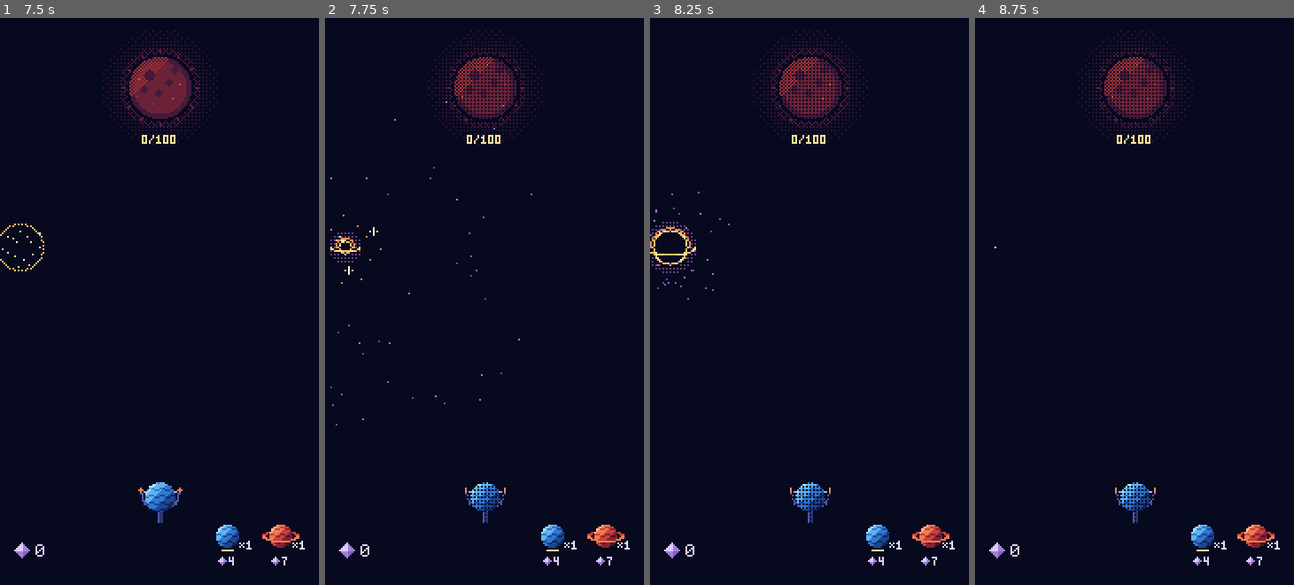
Above: before the commit, frames 1-4 (left to right).
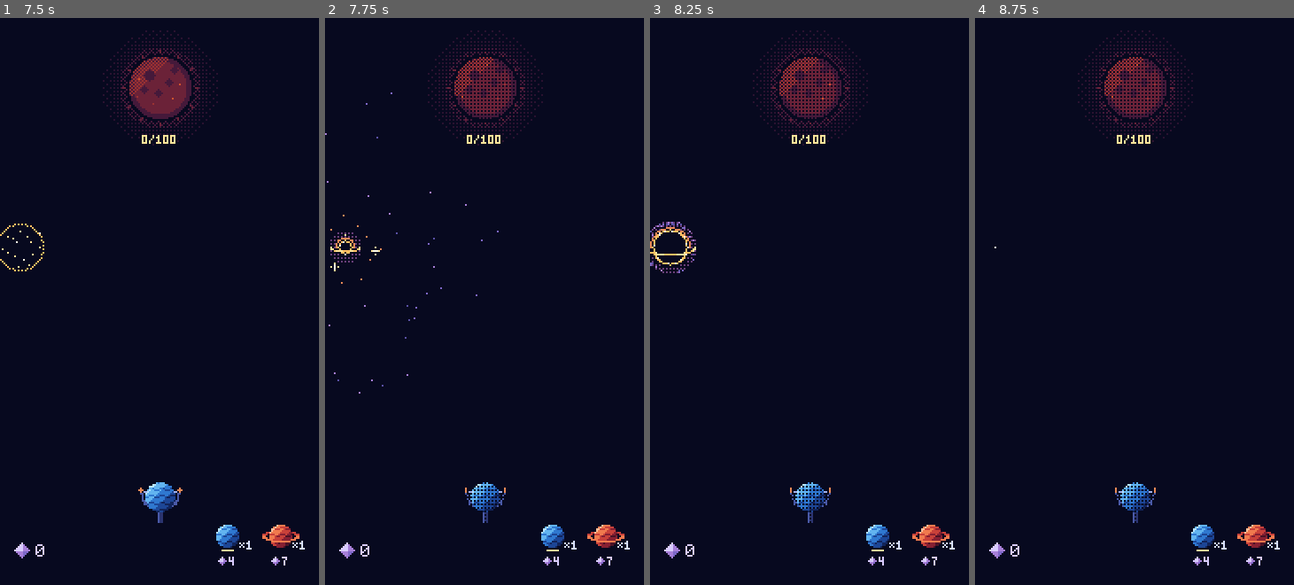
Above: after the commit, the same moments.

Repository: mrafael1/DustInSpace
Game: Godot game, scene res://game/scenes/main.tscn
Same seed, same stepped clock (60 frames per second), same inputs: the game is played once before the commit and once after it.
Inputs (mouse positions are in pixels of both pictures, inside the frame that each line leads up to):
- Up to frame 1 (7.5 s): tap Enter at 0.5, 2, 3.5 s; move the mouse to (229, 273) at 0.52 s; hold Shift 0.53-1.25 s; click (229, 273) at 0.67 s; tap Space at 1.25, 2.75, 4.25 s; drag from (95, 329) to (143, 414) at 1.27 s; move the mouse to (191, 176) at 2.02 s; tap Ctrl at 2.1 s; click (191, 176) at 2.17 s; drag from (143, 414) to (63, 216) at 2.77 s; move the mouse to (255, 386) at 3.52 s; tap B at 3.6 s; click (255, 386) at 3.67 s; drag from (63, 216) to (111, 159) at 4.27 s; move the mouse to (175, 301) at 5.02 s; tap Alt at 5.1 s; click (175, 301) at 5.17 s; drag from (111, 159) to (95, 329) at 5.77 s; move the mouse to (229, 273) at 6.52 s; tap L at 6.6 s; click (229, 273) at 6.67 s; drag from (95, 329) to (143, 414) at 7.27 s
- Up to frame 2 (7.75 s): no input
- Up to frame 3 (8.25 s): move the mouse to (841, 176) at 8.02 s; hold Shift from 8.03 s (still down); click (841, 176) at 8.17 s
- Up to frame 4 (8.75 s): keep holding Shift

Frame 1 is identical in both runs. In frame 2, 0.2% of the frame differs, in the area x 0-65%, y 13-72%; in frame 3, 0.1%; in frame 4, nothing differs.

Commit message:
feat: stars slow down and redshift as they near the black hole
The fall is now fast at first and slows as it nears the hole (an
ease-out to 12 px, just outside the photon ring), where stars and specks
hang, orbiting 0.6 turns in all, until the last 15% swallows them. Stars
dim a step at halfway and are down to a dim C3 core while swallowed.

Co-Authored-By: Claude Opus 5.5 <noreply@anthropic.com>

Diff:
--- a/game/fx/big_bang.gd
+++ b/game/fx/big_bang.gd
@@ -6,8 +6,9 @@
 ## 2. At FREEZE_AT the sky darkens and a black hole opens at the burst point: an N0 disc in a
 ##    bright photon ring, the far side of its accretion disc lensed into an arc over the top and
 ##    the near side crossing in front (never a ringed planet: that's the red pack). Every star
-##    spirals into it (the Sky collapses them, ease-in over COLLAPSE_TIME) and cool specks of
-##    sky dust spiral in too.
+##    spirals into it (the Sky collapses them over COLLAPSE_TIME) and cool specks of sky dust
+##    spiral in too: fast at first, then slowing and dimming as they near the hole, where they
+##    hang, orbiting, until it swallows them.
 ## 3. The hole implodes into a 1-2 px white point that pulses until the bang. (Silence: no
 ##    audio exists yet.)
 ## 4. The bang: a full-screen flash fading in dithered steps, 3 staggered shockwave rings and
@@ -23,9 +24,12 @@
 const COLLAPSE_TIME: float = 0.75
 const PAUSE_TIME: float = 0.5
 ## How far stars and specks turn around the hole as they fall in.
-const SWIRL: float = 0.35
+const SWIRL: float = 0.6
 ## The black hole: grows to HOLE_RADIUS over the collapse, then implodes at the start of the pause.
 const HOLE_RADIUS: int = 9
+## Falling stars and specks slow down and hang this far from the centre, just outside the photon
+## ring and the lensed arc, before they are swallowed.
+const HOVER: int = HOLE_RADIUS + 3
 const HOLE_IMPLODE: float = 0.15
 ## The accretion disc's near side: a flat ellipse this far past the hole, dashed, crossing in
 ## front of it. Its dashes, and the photon ring's highlights, move one step per DISC_SPIN_STEP.
@@ -113,7 +117,7 @@
 	if since_freeze >= 0.0 and since_freeze < COLLAPSE_TIME:
 		var k: float = since_freeze / COLLAPSE_TIME
 		for i: int in _speck_from.size():
-			_dot(self, _burst + StarView.collapse_point(Vector2i(_speck_from[i]), Vector2i.ZERO, k, SWIRL), _speck_colour[i])
+			_dot(self, _burst + StarView.collapse_point(Vector2i(_speck_from[i]), Vector2i.ZERO, k, SWIRL, HOVER), _speck_colour[i])
 	var radius: int = hole_radius(since_freeze)
 	if radius > 0:
 		var dots: Dictionary[Vector2i, Color] = hole_pixels(radius, floori(since_freeze / DISC_SPIN_STEP))
--- a/game/scenes/sky.gd
+++ b/game/scenes/sky.gd
@@ -222,7 +222,7 @@
 		view.fly_from(burst, i * BURST_STAGGER)
 		collapsing.append(view)
 	for view: StarView in collapsing:
-		view.collapse_to(burst, BigBangSequence.FREEZE_AT, BigBangSequence.COLLAPSE_TIME, BigBangSequence.SWIRL)
+		view.collapse_to(burst, BigBangSequence.FREEZE_AT, BigBangSequence.COLLAPSE_TIME, BigBangSequence.SWIRL, BigBangSequence.HOVER)
 
 
 ## Stars the launched pack would have opened into, drawn and placed like real ones. Ids are
--- a/game/scenes/star_view.gd
+++ b/game/scenes/star_view.gd
@@ -28,6 +28,9 @@
 const RING_GAP: int = 4
 const RING_DASHES: int = 16
 const EASE_BACK: float = 1.70158
+## Collapse: stars dim from here, and are swallowed from here to the end.
+const REDSHIFT_AT: float = 0.5
+const SWALLOW_AT: float = 0.85
 ## Share of the flight at which the ease-out-back overshoot peaks (about 0.58). Past it a star
 ## only drifts back by at most 10% of its flight, so linking it no longer feels wrong.
 const OVERSHOOT_PEAK: float = 1.0 - 2.0 * EASE_BACK / (3.0 * (EASE_BACK + 1.0))
@@ -96,8 +99,9 @@
 var _collapse_point: Vector2i = Vector2i.ZERO
 var _collapse_duration: float = 0.0
 var _collapse_wait: float = -1.0
-## Turns the star swirls around the point while it falls in.
+## Turns the star swirls around the point while it falls in, and how far out it hangs.
 var _collapse_swirl: float = 0.0
+var _collapse_hover: int = 0
 
 
 func _process(delta: float) -> void:
@@ -144,13 +148,15 @@
 
 
 ## After `delay` seconds (whatever it is doing then, even mid-flight), is pulled into `point`
-## with an ease-in over `duration`, spiralling `swirl` turns on the way, then frees itself.
-## The Big Bang's collapse.
-func collapse_to(point: Vector2i, delay: float, duration: float, swirl: float = 0.0) -> void:
+## over `duration`, spiralling `swirl` turns on the way, then frees itself. It slows as it
+## nears `hover` px from the point, hangs there dimming, and is swallowed at the very end
+## (see collapse_point). The Big Bang's collapse into its black hole.
+func collapse_to(point: Vector2i, delay: float, duration: float, swirl: float = 0.0, hover: int = 0) -> void:
 	selected = false
 	_collapse_point = point
 	_collapse_duration = duration
 	_collapse_swirl = swirl
+	_collapse_hover = hover
 	_collapse_wait = -1.0
 	if delay > 0.0:
 		_collapse_wait = delay
@@ -183,7 +189,7 @@
 				return
 		State.COLLAPSING:
 			var k: float = minf(_time / _collapse_duration, 1.0)
-			position = Vector2(collapse_point(_from, _collapse_point, k, _collapse_swirl))
+			position = Vector2(collapse_point(_from, _collapse_point, k, _collapse_swirl, _collapse_hover))
 			if k >= 1.0:
 				dissolved.emit(self)
 				queue_free()
@@ -231,12 +237,17 @@
 	return (SHAPES[star_size] as Array).size() >> 1
 
 
-## Where a collapsing star is at progress `k` (0-1): its distance to `point` shrinks with an
-## ease-in while it turns `swirl` turns around it, on whole pixels.
-static func collapse_point(from: Vector2i, point: Vector2i, k: float, swirl: float) -> Vector2i:
-	var eased: float = clampf(k, 0.0, 1.0)
-	eased *= eased
-	var offset := Vector2(from - point).rotated(TAU * swirl * eased) * (1.0 - eased)
+## Where a collapsing star is at progress `k` (0-1), on whole pixels. Like falling into a black
+## hole: fast at first, then slower and slower as it nears `hover` px from `point` (an ease-out),
+## orbiting `swirl` turns meanwhile; from SWALLOW_AT it drops through to `point`.
+static func collapse_point(from: Vector2i, point: Vector2i, k: float, swirl: float, hover: int = 0) -> Vector2i:
+	var t: float = clampf(k, 0.0, 1.0)
+	var start: float = Vector2(from - point).length()
+	if start == 0.0:
+		return point
+	var edge: float = minf(float(hover), start)
+	var dist: float = (edge + (start - edge) * (1.0 - t) * (1.0 - t)) * (1.0 - smoothstep(SWALLOW_AT, 1.0, t))
+	var offset := Vector2(from - point).normalized().rotated(TAU * swirl * t) * dist
 	return point + Vector2i(offset.round())
 
 
@@ -278,7 +289,7 @@
 		State.DISSOLVING:
 			return _dissolve_frame()
 		State.COLLAPSING:
-			return 1 if _is_crushed() else 2
+			return _redshift()
 	return int(_is_glinting()) + 2 * (_ring_frame() if selected else 0)
 
 
@@ -294,9 +305,13 @@
 	return int(_time / RING_FRAME_TIME) % 2
 
 
-## Late in a collapse only the star's white core is left.
-func _is_crushed() -> bool:
-	return _time >= _collapse_duration * 0.7
+## How far a collapsing star has dimmed: 0 bright while it falls, 1 a step darker as it slows
+## near the hole, 2 only a dim C3 core while it is swallowed. Light losing energy on its way out.
+func _redshift() -> int:
+	var k: float = _time / _collapse_duration
+	if k >= SWALLOW_AT:
+		return 2
+	return 1 if k >= REDSHIFT_AT else 0
 
 
 func _start_collapse() -> void:
@@ -338,10 +353,13 @@
 
 ## Pulled in bright; crushed down to the C0 core near the end.
 func _draw_collapse() -> void:
-	if _is_crushed():
-		_draw_shape(0, 0)
-	else:
-		_draw_shape(STAR_STEPS.size() - 1, -1)
+	match _redshift():
+		0:
+			_draw_shape(STAR_STEPS.size() - 1, -1)
+		1:
+			_draw_shape(STAR_STEPS.size() - 1, 1)
+		_:
+			_draw_shape(0, STAR_STEPS.size() - 1)
 
 
 ## Draws the pixels whose step is at most `max_step`, shifted by `shift` steps (negative = brighter).
--- a/tests/test_big_bang.gd
+++ b/tests/test_big_bang.gd
@@ -102,11 +102,17 @@
 
 func test_stars_and_specks_spiral_into_the_hole() -> void:
 	var from := Vector2i(60, 0)
-	var half: Vector2i = StarView.collapse_point(from, Vector2i.ZERO, 0.5, BigBangSequence.SWIRL)
-	assert_lt(Vector2(half).length(), 60.0, "closer")
+	var at: Callable = func(k: float) -> float:
+		return Vector2(StarView.collapse_point(from, Vector2i.ZERO, k, BigBangSequence.SWIRL, BigBangSequence.HOVER)).length()
+	assert_eq(StarView.collapse_point(from, Vector2i.ZERO, 0.0, BigBangSequence.SWIRL, BigBangSequence.HOVER), from)
+	assert_gt(at.call(0.0) - at.call(0.2), at.call(0.5) - at.call(0.7), "fast at first, slower near the hole")
+	assert_between(at.call(0.8), float(BigBangSequence.HOVER), BigBangSequence.HOVER + 3.0, "hanging just outside the hole")
+	var half: Vector2i = StarView.collapse_point(from, Vector2i.ZERO, 0.5, BigBangSequence.SWIRL, BigBangSequence.HOVER)
 	assert_ne(half.y, 0, "and turned: a spiral, not a straight line")
-	assert_eq(StarView.collapse_point(from, Vector2i.ZERO, 1.0, BigBangSequence.SWIRL), Vector2i.ZERO, "into the hole")
-	assert_eq(StarView.collapse_point(from, Vector2i.ZERO, 0.0, BigBangSequence.SWIRL), from)
+	assert_eq(at.call(1.0), 0.0, "swallowed at the end")
+	var near := Vector2i(5, 0)
+	assert_lte(Vector2(StarView.collapse_point(near, Vector2i.ZERO, 0.5, BigBangSequence.SWIRL, BigBangSequence.HOVER)).length(), 5.0 + sqrt(0.5),
+		"a star already inside the hover distance never moves outward (beyond whole-pixel rounding)")
 	for colour: Color in BigBangSequence.SPECK_COLOURS:
 		assert_true(colour in [Palette.N6, Palette.N7, Palette.N8], "cool: sky dust isn't worth anything")
 
--- a/tests/test_sky.gd
+++ b/tests/test_sky.gd
@@ -142,9 +142,13 @@
 	var start: Dictionary[StarView, float] = {}
 	for view: StarView in _views():
 		start[view] = Vector2(view.position).distance_to(Vector2(burst))
-	_play(STEP + BigBangSequence.COLLAPSE_TIME * 0.95)
-	for view: StarView in _views():
-		assert_lte(Vector2(view.position).distance_to(Vector2(burst)), start[view] * 0.2 + 1.0, "pulled into the burst point")
+	_play(STEP + BigBangSequence.COLLAPSE_TIME * 0.8)
+	for view: StarView in _views():
+		assert_lte(Vector2(view.position).distance_to(Vector2(burst)), maxf(BigBangSequence.HOVER, start[view] * 0.2) + 2.0,
+			"hanging at the hole")
+	_play(BigBangSequence.COLLAPSE_TIME * 0.15)
+	for view: StarView in _views():
+		assert_lte(Vector2(view.position).distance_to(Vector2(burst)), float(BigBangSequence.HOVER), "being swallowed")
 	_play(BigBangSequence.COLLAPSE_TIME * 0.05 + STEP)
 	assert_eq(_views().size(), 0, "then gone")
 
Not shown, changed: .claude/skills/game-feel/SKILL.md
